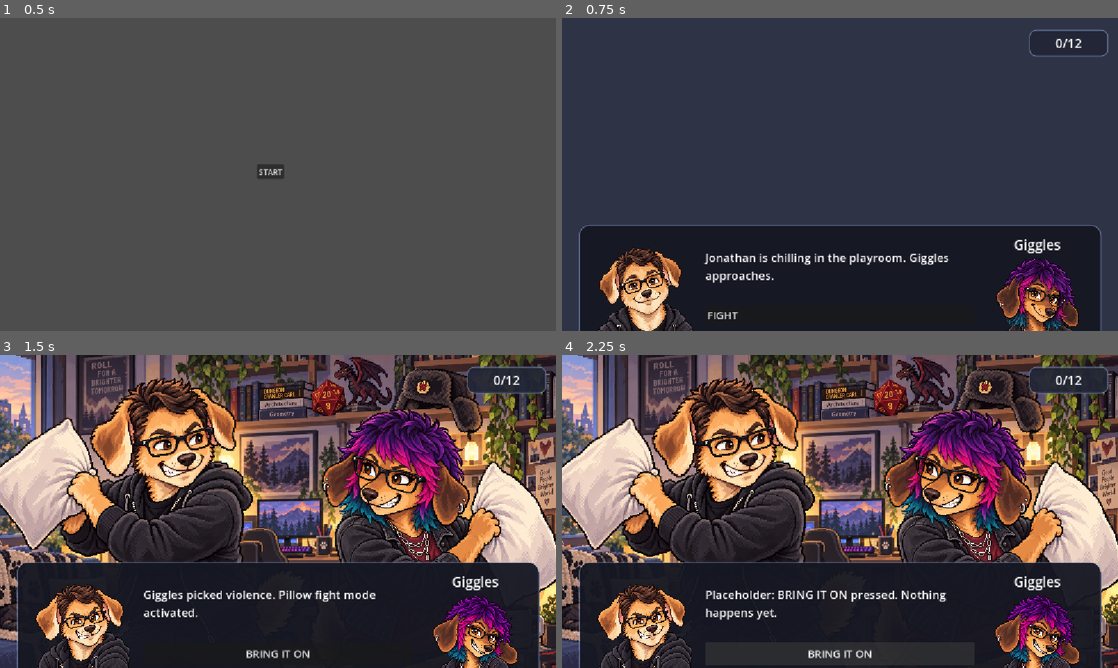
Above: before the commit, frames 1-4 (two rows, left to right).
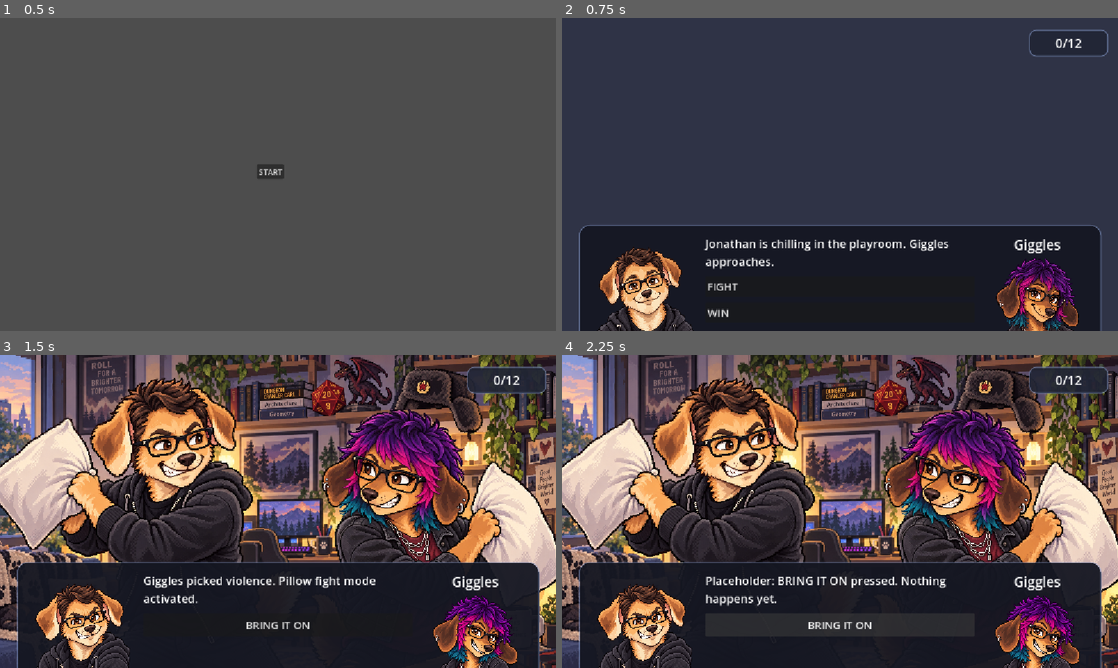
Above: after the commit, the same moments.

Repository: kaktysshmanchik/jonathan-game
Game: Godot game, scene res://scenes/main_menu.tscn
Two runs of this game, one before a commit and one after it. Both use one fixed random seed, a clock stepped at 60 frames per second and the inputs below.
Inputs:
- Up to frame 1 (0.5 s): no input
- Up to frame 2 (0.75 s): click "START" at 0.5 s
- Up to frame 3 (1.5 s): click "FIGHT" at 1.25 s
- Up to frame 4 (2.25 s): click "BRING IT ON" at 2 s

Frame 1 is identical in both runs. In frame 2, 1.8% of the frame differs, in the area x 25-70%, y 70-97%; in frame 3, 1.8%; in frame 4, 2.0%.

Commit message:
Fixed win and fight

Diff:
--- a/scenes/playroom.tscn
+++ b/scenes/playroom.tscn
@@ -110,7 +110,7 @@
 
 [node name="DialogueText" type="Label" parent="DialoguePanel/Margin/Content/CenterColumn" unique_id=957347514]
 unique_name_in_owner = true
-custom_minimum_size = Vector2(0, 130)
+custom_minimum_size = Vector2(0, 70)
 layout_mode = 2
 size_flags_horizontal = 3
 size_flags_vertical = 1
